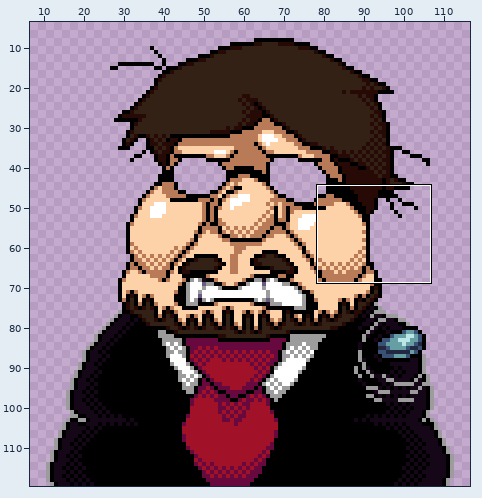
File history of a sprite sheet, sprites/Suspicious/spr_shop_spamton4_0.png. The picture above shows the old version from afar; the outline marks the close-up.
Close-up. Before the commit:
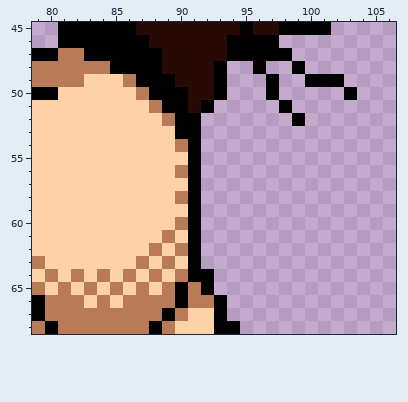
The file is 125x120 pixels. Shown: x 79..106, y 45..68. The wide view leaves out empty margins.
After the commit:
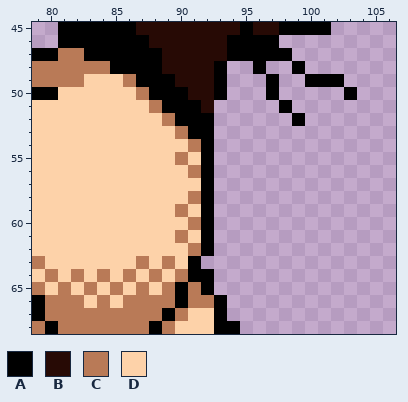
Palette (. is transparent): A #000000  B #270a05  C #b97a57  D #fdd2a9
Changes in this commit:
y 51: x 91..92 BA -> AB
y 52: x 92 . -> A
y 53: x 90 A -> C; x 92 . -> A
y 54: x 90..92 CA. -> DCA
y 55: x 90..92 DA. -> CDA
y 56: x 90..92 CA. -> DCA
y 57: x 91..92 A. -> DA
y 58: x 90..92 CA. -> DCA
y 59: x 90..92 DA. -> CDA
y 60: x 90..92 CA. -> DCA
y 61: x 89..92 CDA. -> DCDA
y 62: x 88 C -> D; x 90..92 CA. -> DCA
